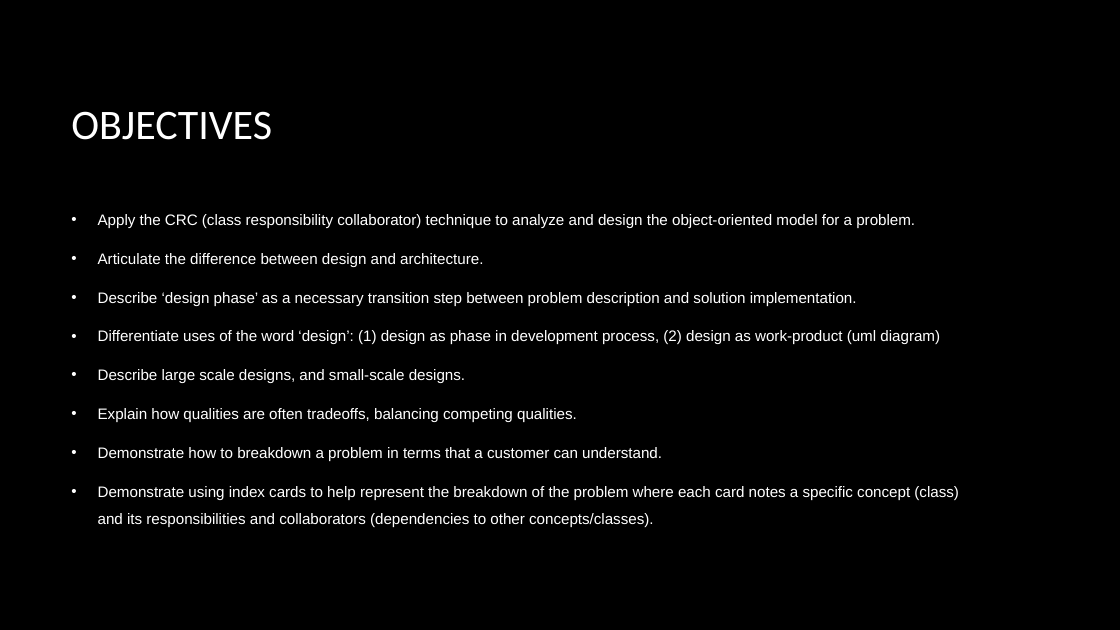
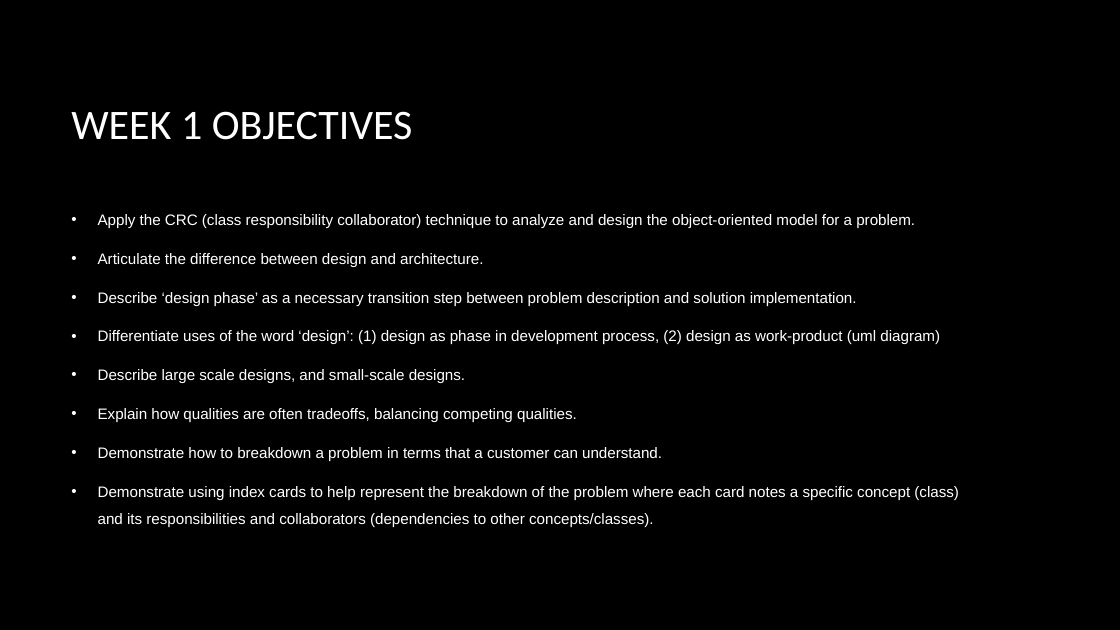
Before and after one commit to ahmedmagdy492/My-Hacking-Tutorails, a slide deck: slide 1 of Study/Object Oriented Design/Week 1 Objectives.pptx. Drawn at 1120x630 pixels with LibreOffice and Linux fonts; fonts in the diff are those of the drawing; background and template pictures are left out. Boxes give left, top, right and bottom in pixels: in the first picture for what was removed or moved away, otherwise in the second. Text is boxed around its words. In the diff, an @@ line names an element or a change of style, - is before the commit and + after.

```diff
--- a/Study/Object Oriented Design/Week 1 Objectives.pptx
+++ b/Study/Object Oriented Design/Week 1 Objectives.pptx
@@ title at (x1=71, y1=111, x2=413, y2=140): text changed @@
-OBJECTIVES
+WEEK 1 OBJECTIVES
```
Also in this commit, not shown: 3 other files.
